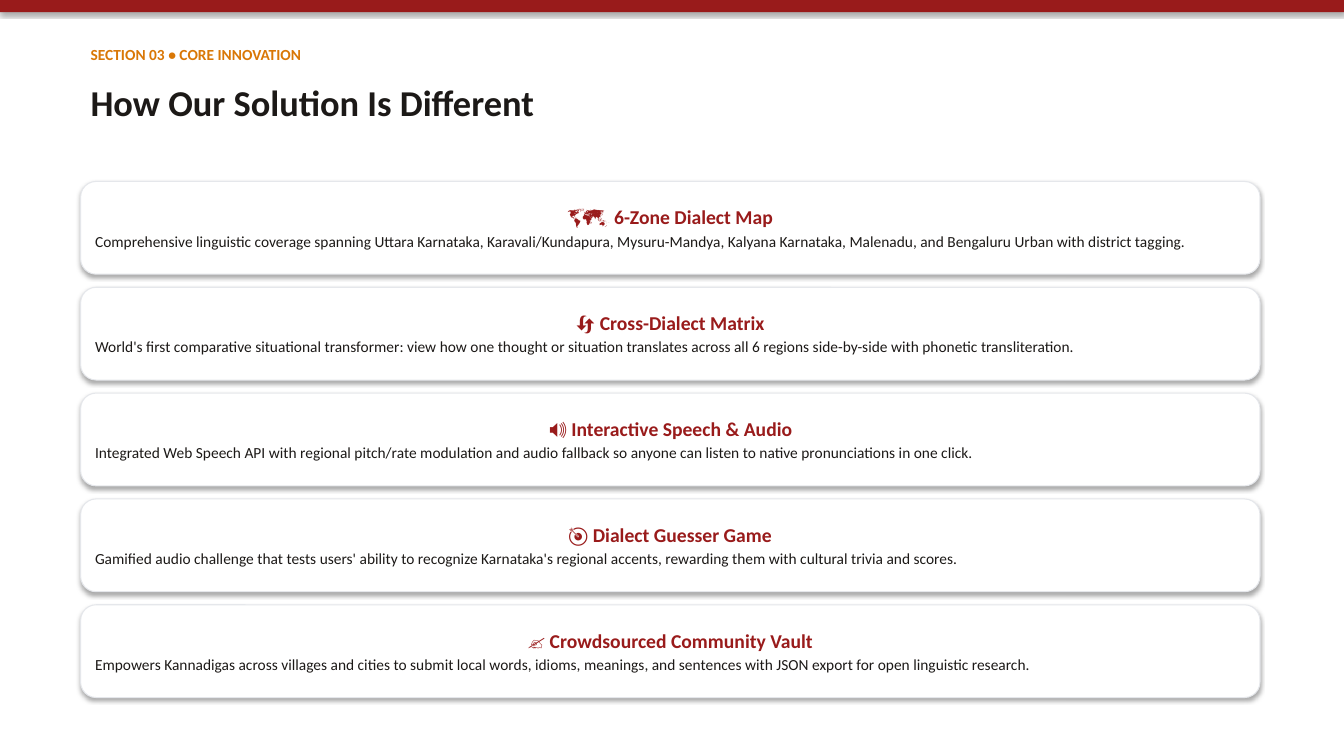
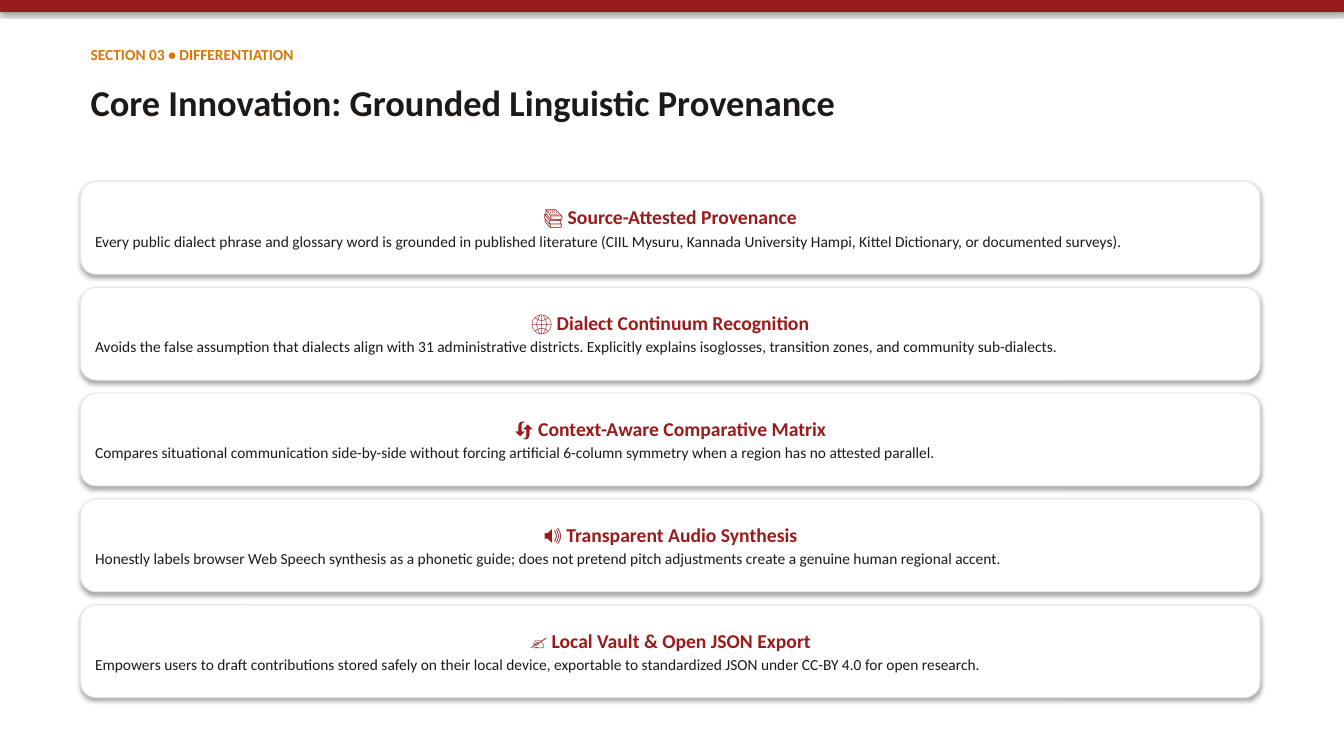
Before and after one commit to anandaram240-wq/yatrika-ai, a slide deck: slide 4 of Namma_Kannada_Regional_Explorer_Presentation.pptx. Drawn at 1344x756 pixels with LibreOffice and Linux fonts; fonts in the diff are those of the drawing. Boxes give left, top, right and bottom in pixels: in the first picture for what was removed or moved away, otherwise in the second. Text is boxed around its words. In the diff, an @@ line names an element or a change of style, - is before the commit and + after.

Commit message:
Forensic audit: ground linguistic citations, eliminate simulated accent scores, transparent synthetic audio disclosure, and harden data integrity

```diff
--- a/Namma_Kannada_Regional_Explorer_Presentation.pptx
+++ b/Namma_Kannada_Regional_Explorer_Presentation.pptx
@@ text at (91,50,293,60): text changed @@
-SECTION 03 • CORE INNOVATION
+SECTION 03 • DIFFERENTIATION
@@ text at (91,90,835,122): text changed @@
-How Our Solution Is Different
+Core Innovation: Grounded Linguistic Provenance
@@ text in rounded rectangle at (95,210,1122,250): text changed @@
-🗺️ 6-Zone Dialect Map
-Comprehensive linguistic coverage spanning Uttara Karnataka, Karavali/Kundapura, Mysuru-Mandya, Kalyana Karnataka, Malenadu, and Bengaluru Urban with district tagging.
+📚 Source-Attested Provenance
+Every public dialect phrase and glossary word is grounded in published literature (CIIL Mysuru, Kannada University Hampi, Kittel Dictionary, or documented surveys).
@@ text in rounded rectangle at (95,316,1057,355): text changed @@
-🔄 Cross-Dialect Matrix
-World's first comparative situational transformer: view how one thought or situation translates across all 6 regions side-by-side with phonetic transliteration.
+🌐 Dialect Continuum Recognition
+Avoids the false assumption that dialects align with 31 administrative districts. Explicitly explains isoglosses, transition zones, and community sub-dialects.
@@ text in rounded rectangle at (95,422,934,461): text changed @@
-🔊 Interactive Speech & Audio
-Integrated Web Speech API with regional pitch/rate modulation and audio fallback so anyone can listen to native pronunciations in one click.
+🔄 Context-Aware Comparative Matrix
+Compares situational communication side-by-side without forcing artificial 6-column symmetry when a region has no attested parallel.
@@ text in rounded rectangle at (95,528,1000,567): text changed @@
-🎯 Dialect Guesser Game
-Gamified audio challenge that tests users' ability to recognize Karnataka's regional accents, rewarding them with cultural trivia and scores.
+🔊 Transparent Audio Synthesis
+Honestly labels browser Web Speech synthesis as a phonetic guide; does not pretend pitch adjustments create a genuine human regional accent.
@@ text in rounded rectangle at (95,634,980,673): text changed @@
-✍️ Crowdsourced Community Vault
-Empowers Kannadigas across villages and cities to submit local words, idioms, meanings, and sentences with JSON export for open linguistic research.
+✍️ Local Vault & Open JSON Export
+Empowers users to draft contributions stored safely on their local device, exportable to standardized JSON under CC-BY 4.0 for open research.
```
Also in this commit, not shown: 5 other slides changed, 18 other files.
